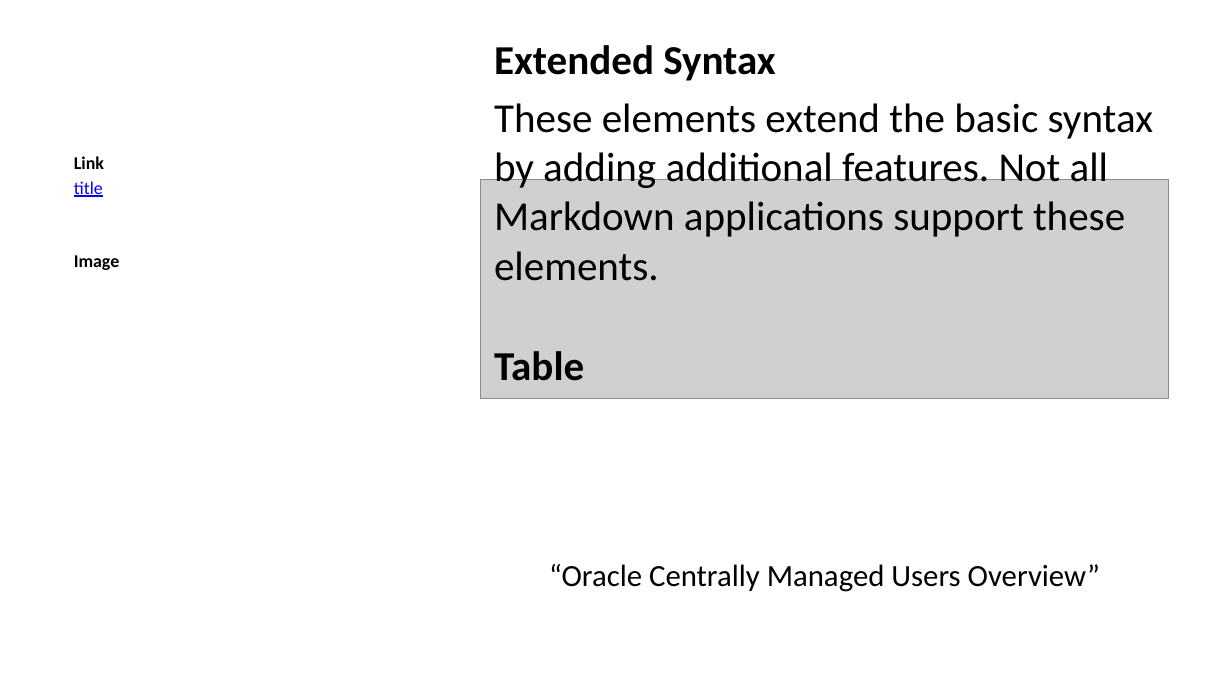
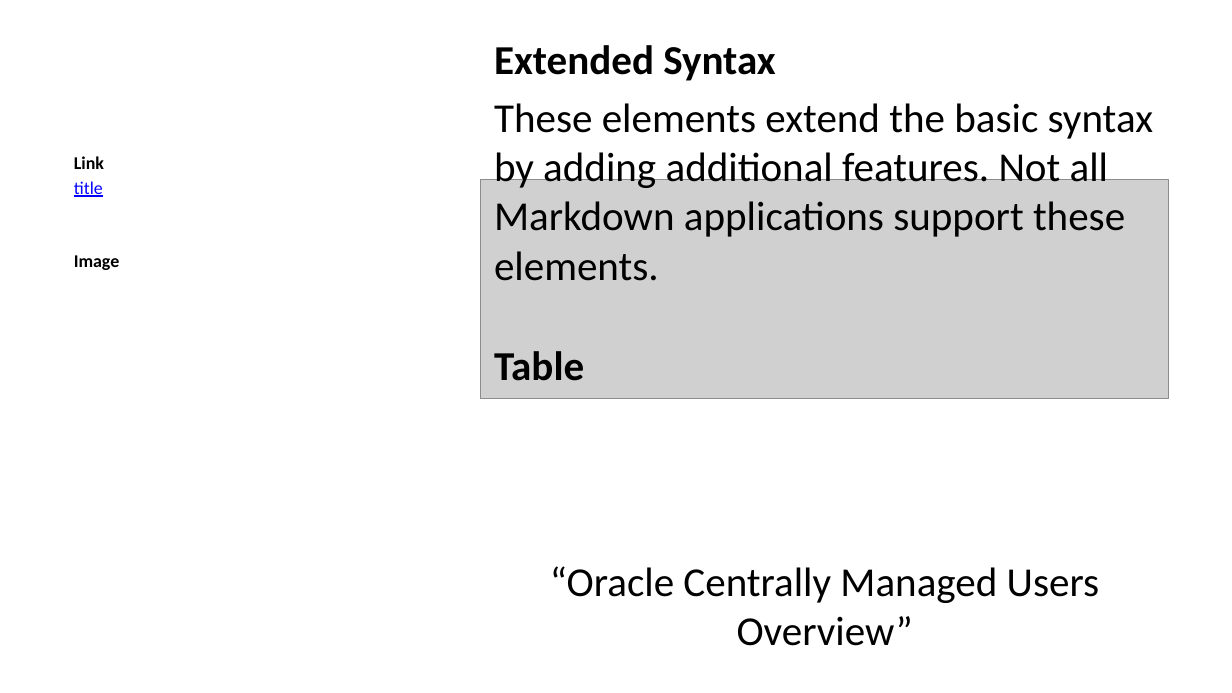
Before and after one commit to oehrlis/docker-pandoc, a slide deck: slide 3 of sample/sample.pptx. Drawn at 1232x693 pixels with LibreOffice and Linux fonts; fonts in the diff are those of the drawing; grey boxes stand for pictures. Boxes give left, top, right and bottom in pixels: in the first picture for what was removed or moved away, otherwise in the second. Text is boxed around its words. In the diff, an @@ line names an element or a change of style, - is before the commit and + after.

```diff
--- a/sample/sample.pptx
+++ b/sample/sample.pptx
@@ text "“Oracle Centrally Managed Users Overview”" at [550,566,1100,646]: size 18 to 24 pt; more space between paragraphs @@
```
Also in this commit, not shown: 3 other files.
